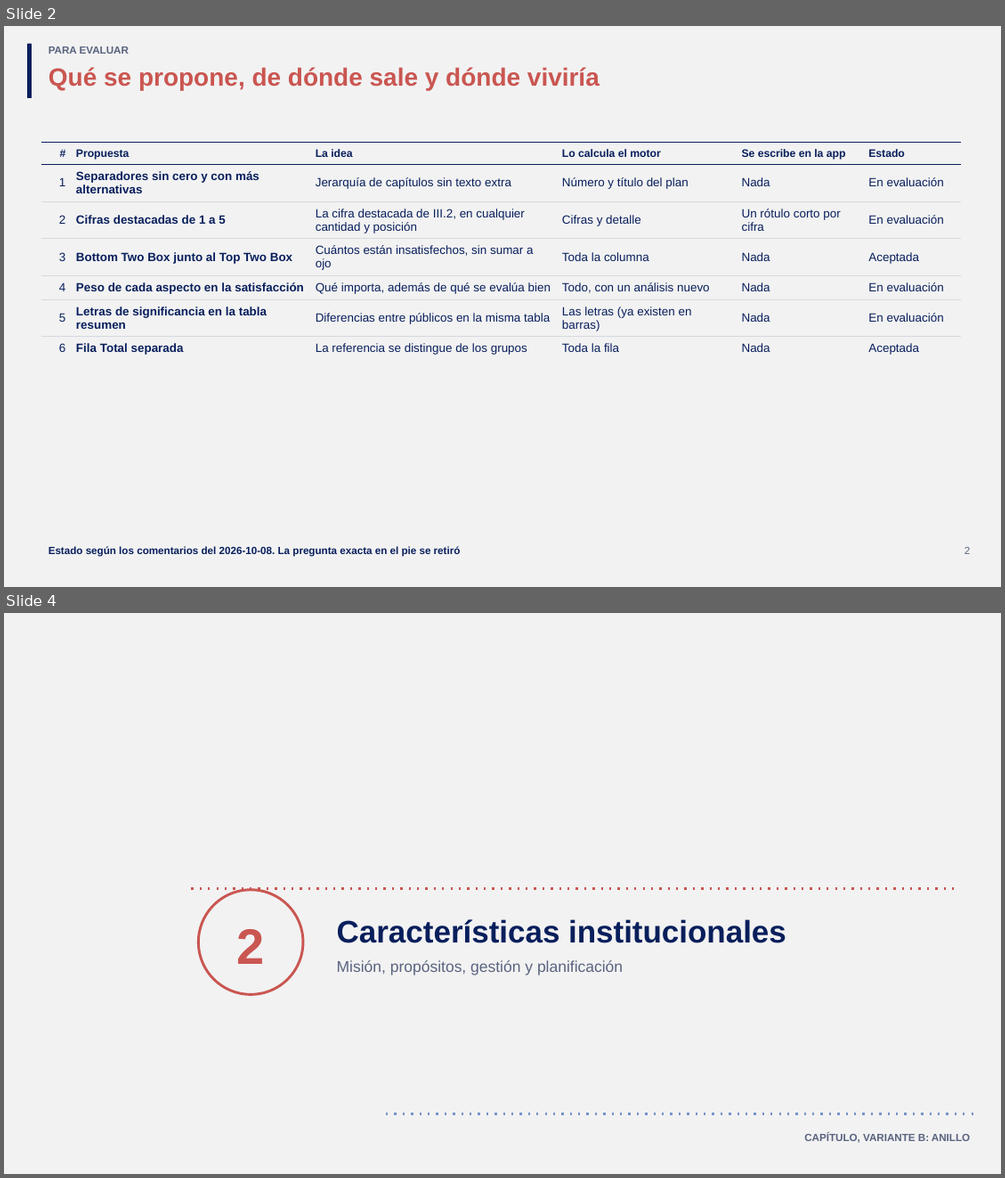
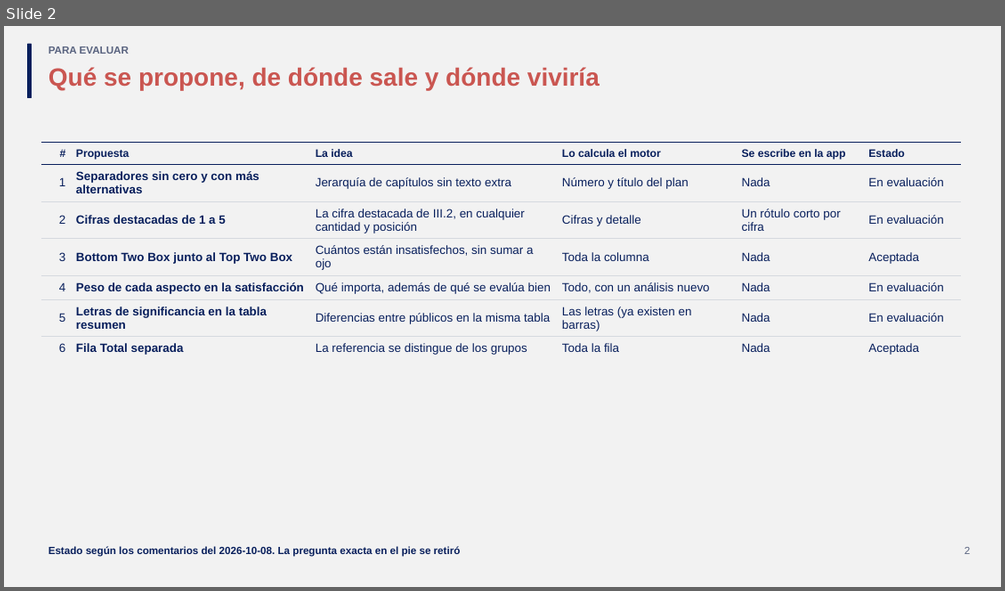
Before and after one commit to GonzaloAlmendariz/prosecnur-app, a slide deck: docs/qa/motor-ppt-2026-10-06/4-recetario/propuestas-rescatables.pptx. Shown one above the other, each under a label of ours: slides 2 and 4 before the commit, slide 2 after it; the slides between them are not shown. The pictures are 1005x1178 and 1005x591 pixels, drawn with LibreOffice and Linux fonts; fonts in the diff are those of the drawing; background and template pictures are left out. Boxes give left, top, right and bottom in pixels: in the first picture for what was removed or moved away, otherwise in the second. Text is boxed around its words. In the diff, an @@ line names an element or a change of style, - is before the commit and + after.

```diff
--- a/docs/qa/motor-ppt-2026-10-06/4-recetario/propuestas-rescatables.pptx
+++ b/docs/qa/motor-ppt-2026-10-06/4-recetario/propuestas-rescatables.pptx
@@ slide 4 removed at (x1=4, y1=613, x2=1001, y2=1174), background #F2F2F2 @@
@@ line removed from (191, 889) to (956, 889) @@
@@ ellipse removed at (x1=198, y1=890, x2=303, y2=995) @@
@@ text removed at (x1=237, y1=929, x2=265, y2=964) @@
-2
@@ text removed at (x1=337, y1=919, x2=786, y2=943) @@
-Características institucionales
@@ text removed at (x1=337, y1=960, x2=623, y2=975) @@
-Misión, propósitos, gestión y planificación
@@ line removed from (386, 1114) to (975, 1114) @@
@@ text removed at (x1=804, y1=1134, x2=970, y2=1143) @@
-CAPÍTULO, VARIANTE B: ANILLO
```
Also in this commit, not shown: 12 slides changed, 5 slides added, 2 other files.
